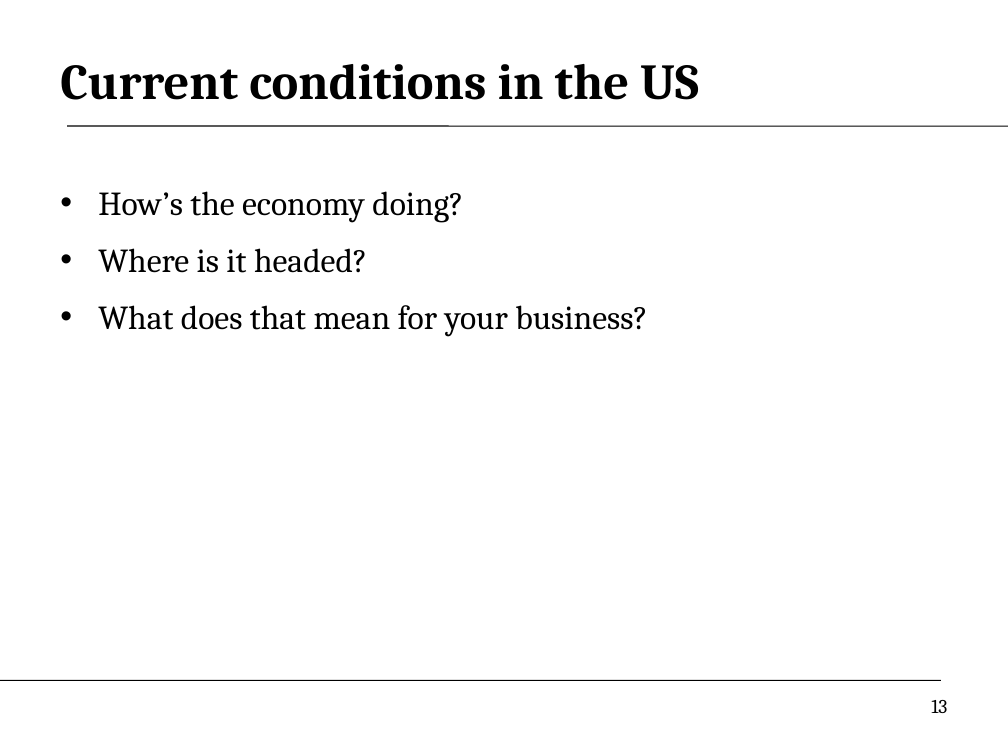
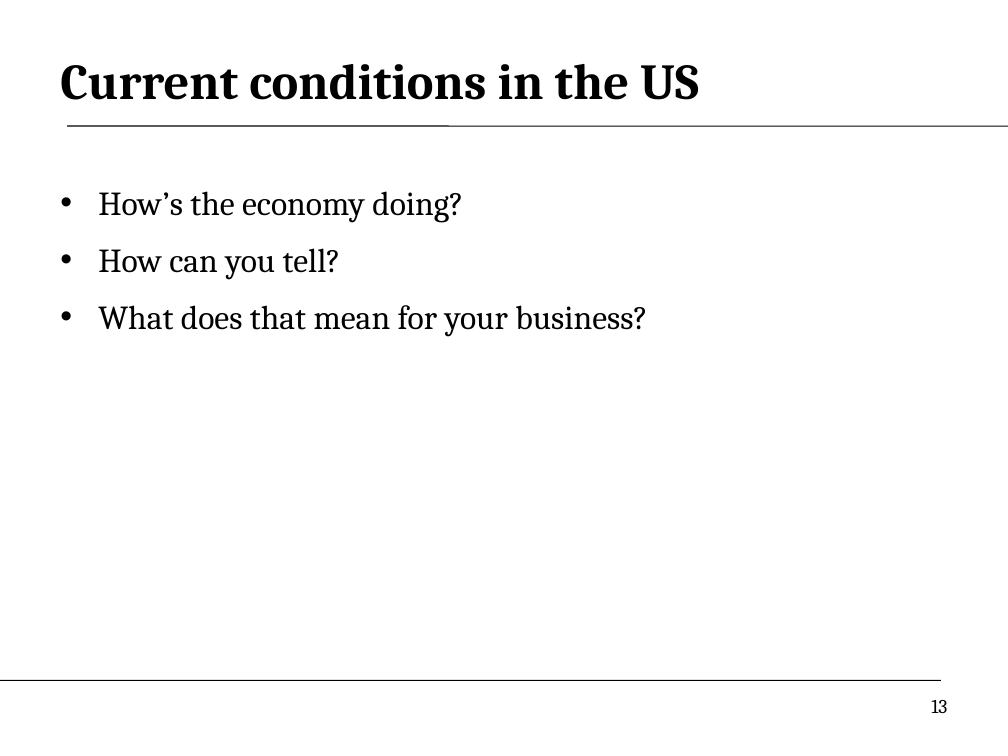
Before and after one commit to DaveBackus/Global_Economy, a slide deck: slide 13 of Slides/slides_intro_f14.pptx. Drawn at 1008x756 pixels with LibreOffice and Linux fonts; fonts in the diff are those of the drawing. Boxes give left, top, right and bottom in pixels: in the first picture for what was removed or moved away, otherwise in the second. Text is boxed around its words. In the diff, an @@ line names an element or a change of style, - is before the commit and + after.

```diff
--- a/Slides/slides_intro_f14.pptx
+++ b/Slides/slides_intro_f14.pptx
@@ text at box(98, 248, 341, 280): text changed @@
-• Where is it headed?
+• How can you tell?
```
Also in this commit, not shown: 1 other slide changed, 1 slide added, 12 other files.
